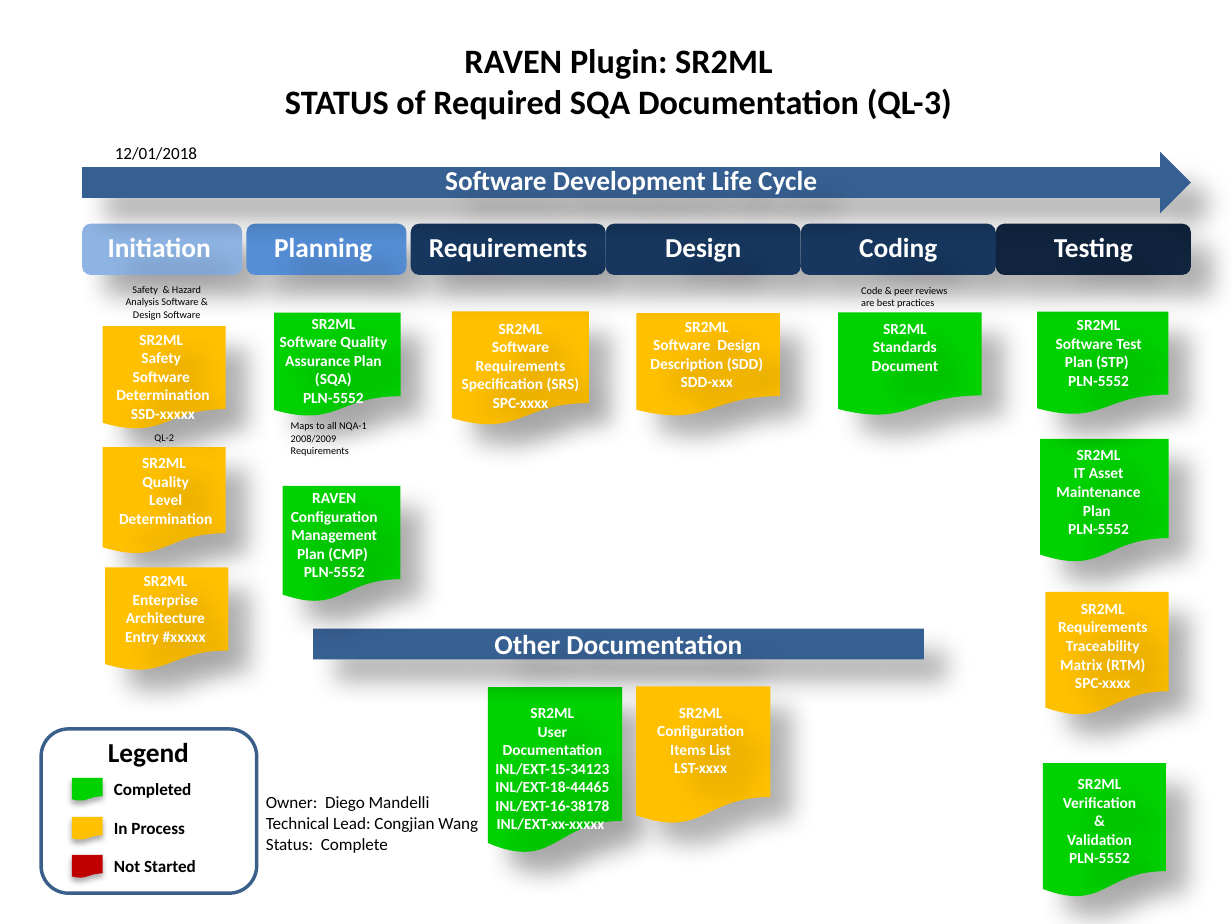
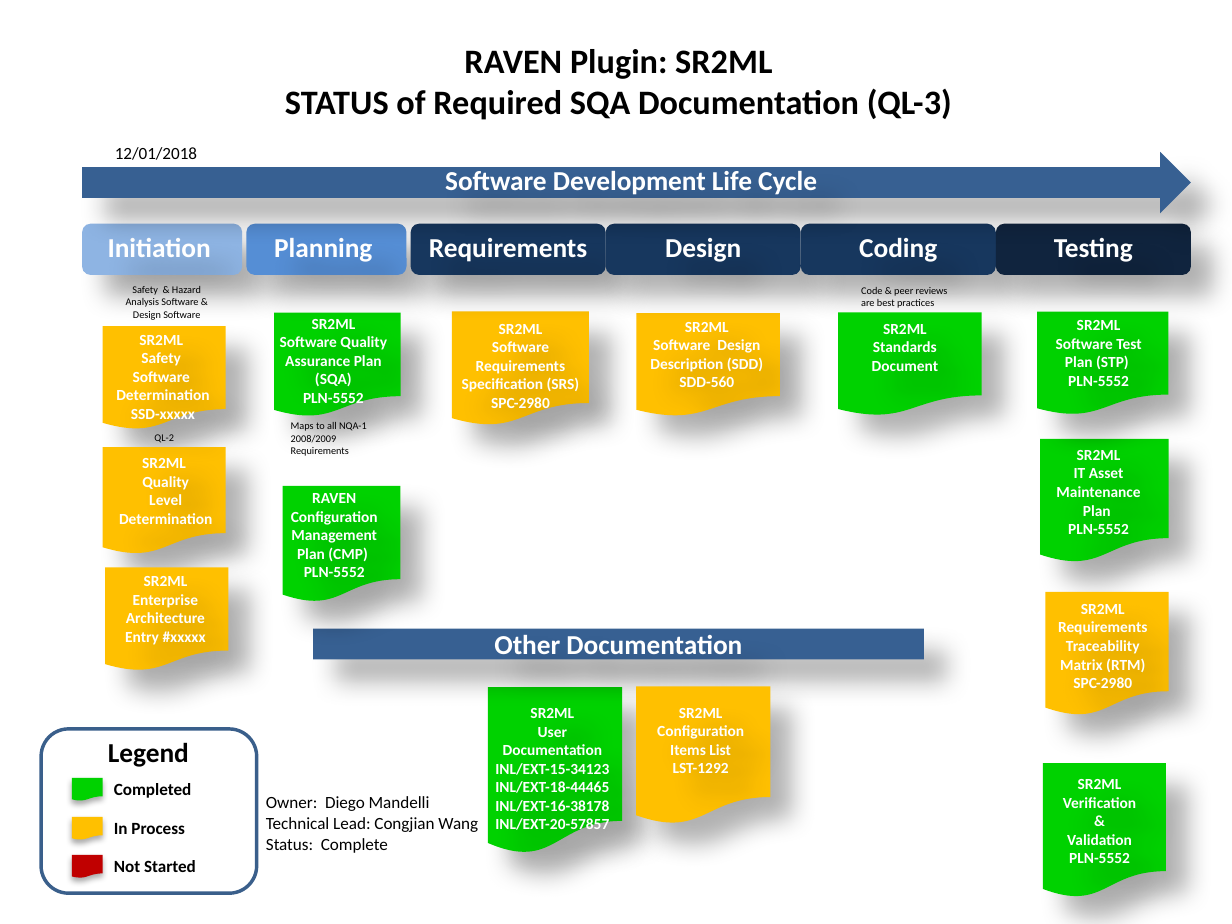
Before and after one commit to idaholab/SR2ML, a slide deck: slide 1 of doc/sqa/SR2ML_SQA_Status_Dashboard.pptx. Drawn at 1232x924 pixels with LibreOffice and Linux fonts; fonts in the diff are those of the drawing. Boxes give left, top, right and bottom in pixels: in the first picture for what was removed or moved away, otherwise in the second. Text is boxed around its words. In the diff, an @@ line names an element or a change of style, - is before the commit and + after.

```diff
--- a/doc/sqa/SR2ML_SQA_Status_Dashboard.pptx
+++ b/doc/sqa/SR2ML_SQA_Status_Dashboard.pptx
@@ text at (679, 376, 734, 387): text changed @@
-SDD-xxx
+SDD-560
@@ text at (491, 397, 550, 413): text changed @@
-SPC-xxxx
+SPC-2980
@@ text at (1073, 677, 1132, 688): text changed @@
-SPC-xxxx
+SPC-2980
@@ text at (673, 763, 729, 773): text changed @@
-LST-xxxx
+LST-1292
@@ text at (495, 818, 609, 834): text changed @@
-INL/EXT-xx-xxxxx
+INL/EXT-20-57857
```
Also in this commit, not shown: 4 other files.
